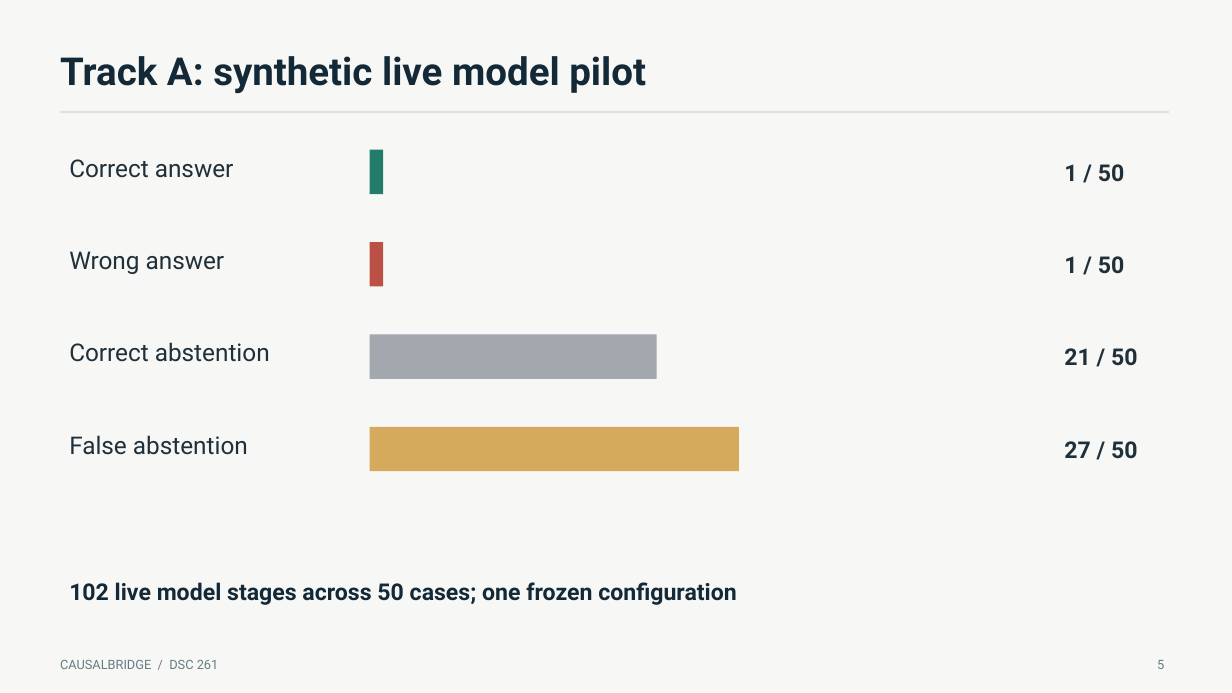
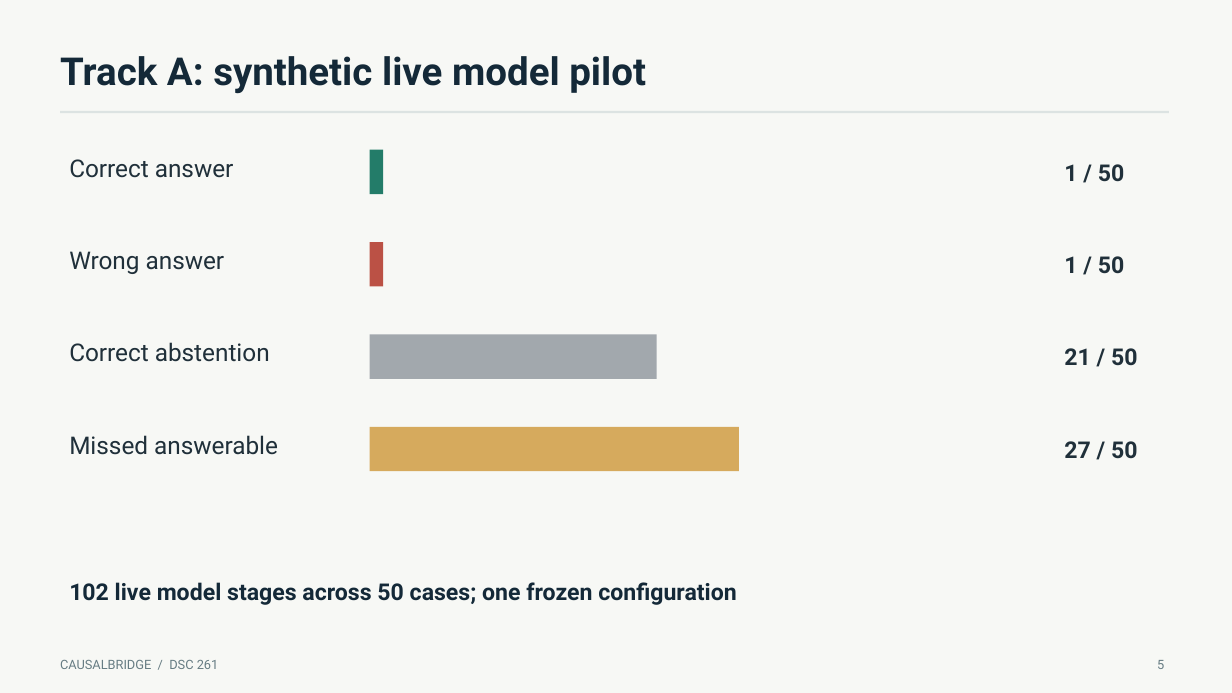
Before and after one commit to mvaishak/CausalBridge, a slide deck: slide 5 of presentation/CausalBridge-final.pptx. Drawn at 1232x693 pixels with LibreOffice and Linux fonts; fonts in the diff are those of the drawing. Boxes give left, top, right and bottom in pixels: in the first picture for what was removed or moved away, otherwise in the second. Text is boxed around its words. In the diff, an @@ line names an element or a change of style, - is before the commit and + after.

```diff
--- a/presentation/CausalBridge-final.pptx
+++ b/presentation/CausalBridge-final.pptx
@@ text at [69, 435, 278, 455]: text changed @@
-False abstention
+Missed answerable
```
Also in this commit, not shown: 2 other slides changed, 6 other files.
